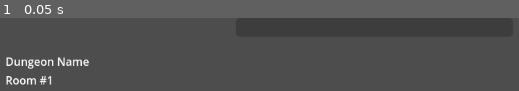
Above: before the commit, frame 1.
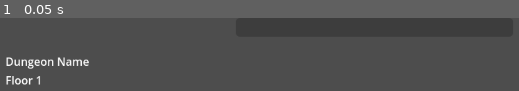
Above: after the commit, the same moment.

Repository: CloneDeath/heroes-of-diamondfall
Game: Godot game, scene res://Adventure/Events/DungeonEvent/dungeon_event.tscn
Same seed, same stepped clock (60 frames per second), same inputs: the game is played once before the commit and once after it. This scene is started directly instead of the project's main scene.
Inputs:
- Up to frame 1 (0.05 s): no input

The runs differ from the first frame. In frame 1, 0.7% of the frame differs, in the area x 1-10%, y 79-92%.

Commit message:
made it so adventures will span across multiple rooms of enemies

Diff:
--- a/Adventure/Events/DungeonEvent/combat_unit.gd
+++ b/Adventure/Events/DungeonEvent/combat_unit.gd
@@ -1,5 +1,8 @@
 extends Node
 class_name CombatUnit
+
+signal attacked(damage: int)
+signal attacks(target: Unit)
 
 enum Team {
 	hero, monster
@@ -24,6 +27,9 @@
 
 func _init(unit: Unit, assigned_team: Team) -> void:
 	_unit = unit;
+	_unit.attacked.connect(func(damage): attacked.emit(damage));
+	_unit.attacks.connect(func(target): attacks.emit(target));
+
 	_team = assigned_team;
 	initiative = randi_range(0, 100);
 
@@ -31,11 +37,11 @@
 func is_dead() -> bool: return !is_alive();
 
 func select_target(other: Array[CombatUnit]) -> CombatUnit:
-	var enemies = other.filter(func (unit):
-		return unit._team != _team;
+	var enemies = other.filter(func (unit: CombatUnit):
+		return unit._team != _team && unit.is_alive();
 	);
 	var random_idx = randi_range(0, enemies.size() - 1);
 	return enemies[random_idx];
 
 func attack(other: CombatUnit) -> void:
-	other.hp = int(move_toward(other.hp, 0, _unit.strength));
+	_unit.attack(other._unit);
--- /dev/null
+++ b/Adventure/Events/DungeonEvent/combat_units.gd
@@ -0,0 +1,34 @@
+extends Node
+class_name CombatUnits
+
+var heroes: Array[CombatUnit] = [];
+var monsters: Array[CombatUnit] = [];
+var all: Array[CombatUnit]:
+	get:
+		var results: Array[CombatUnit] = [];
+		for hero in heroes: results.push_back(hero);
+		for monster in monsters: results.push_back(monster);
+		results.sort_custom(func (a: CombatUnit, b: CombatUnit):
+			return a.initiative < b.initiative;
+		);
+		return results;
+
+func _init(dungeon: Dungeon) -> void:
+	for hero in HeroAssignment.get_heroes(dungeon):
+		heroes.push_back(CombatUnit.new(hero, CombatUnit.Team.hero));
+
+func _get_combat_units() -> Array[CombatUnit]:
+	var units: Array[CombatUnit] = [];
+	return units;
+
+func _all_monsters_are_dead() -> bool:
+	var living_monsters = monsters.filter(func(unit:CombatUnit):
+		return unit.is_alive();
+	).size();
+	return living_monsters == 0;
+
+func set_room(room: Room) -> void:
+	monsters.clear();
+	for monster in room.monsters:
+		monsters.push_back(CombatUnit.new(monster, CombatUnit.Team.monster));
+	pass;
--- a/Adventure/Events/DungeonEvent/dungeon_event.gd
+++ b/Adventure/Events/DungeonEvent/dungeon_event.gd
@@ -2,12 +2,8 @@
 class_name DungeonEvent
 
 var _dungeon: Dungeon;
-var _units: Array[CombatUnit];
-var _room_number: int = 0;
-var _unit_cards: Dictionary[CombatUnit, UnitCombatCard];
-
-var room: Room:
-	get: return _dungeon.rooms[_room_number];
+var _units: CombatUnits;
+var _room: Room;
 
 var process = false;
 var progress = 0;
@@ -16,20 +12,12 @@
 
 func init(dungeon: Dungeon) -> void:
 	_dungeon = dungeon;
-	_room_number = 0;
 	$DungeonName.text = dungeon.dungeon_name;
-	_units = _get_combat_units();
-	for unit in _units:
-		var card: UnitCombatCard;
-		if (unit.team == CombatUnit.Team.hero):
-			card = $Heroes.add_unit(unit);
-		else:
-			card = $Enemies.add_unit(unit);
-		_unit_cards[unit] = card;
+	_units = CombatUnits.new(dungeon);
+	$Heroes.units = _units.heroes;
+	_load_room_and_units();
 
 func _process(delta: float) -> void:
-	$RoomNumber.text = "Room #" + str(_room_number+1);
-
 	if (!process): return;
 
 	progress += delta / time_per_step;
@@ -42,32 +30,34 @@
 	process = true;
 	await _progress_complete;
 
-	while _combat_should_continue():
-		for unit: CombatUnit in _units:
+	while _room && _combat_should_continue():
+		for unit: CombatUnit in _units.all:
 			if (unit.is_dead()): continue;
-			var target = unit.select_target(_units);
+			var target = unit.select_target(_units.all);
 			unit.attack(target);
-			await _unit_cards.get(unit).attack();
 			await _progress_complete;
 			if (!_combat_should_continue()):
 				break;
+		if (_units._all_monsters_are_dead()):
+			_load_next_room();
+
+func _load_next_room() -> void:
+	_dungeon.on_complete(_room);
+	if (_dungeon.has_monsters()):
+		_load_room_and_units();
+	else:
+		_room = null;
 
 func _combat_should_continue() -> bool:
-	var hero = _units.filter(func(unit:CombatUnit):
-		return unit.team == CombatUnit.Team.hero && unit.is_alive();
-	);
-	var monster = _units.filter(func(unit:CombatUnit):
-		return unit.team == CombatUnit.Team.monster && unit.is_alive();
-	);
-	return hero && monster;
+	var living_heroes = _units.heroes.filter(func(unit:CombatUnit):
+		return unit.is_alive();
+	).size();
+	var living_monsters = _units.monsters.filter(func(unit:CombatUnit):
+		return unit.is_alive();
+	).size();
+	return living_heroes > 0 && living_monsters > 0;
 
-func _get_combat_units() -> Array[CombatUnit]:
-	var units: Array[CombatUnit] = [];
-	for hero in HeroAssignment.get_heroes(_dungeon):
-		units.push_back(CombatUnit.new(hero, CombatUnit.Team.hero));
-	for monster in room.monsters:
-		units.push_back(CombatUnit.new(monster, CombatUnit.Team.monster));
-	units.sort_custom(func (a, b):
-		return a.initiative < b.initiative;
-	);
-	return units;
+func _load_room_and_units() -> void:
+	_room = _dungeon.get_room();
+	_units.set_room(_room);
+	$Enemies.units = _units.monsters;
--- a/Adventure/Events/DungeonEvent/unit_area.gd
+++ b/Adventure/Events/DungeonEvent/unit_area.gd
@@ -1,6 +1,12 @@
 extends Control
 
 @export var layout: HorizontalAlignment = HorizontalAlignment.HORIZONTAL_ALIGNMENT_LEFT;
+var _units: Array[CombatUnit];
+var units: Array[CombatUnit]:
+	get: return _units;
+	set(value):
+		_units = value;
+		_reset_units();
 
 var unit_combat_card = preload("res://Adventure/Events/DungeonEvent/unit_combat_card.tscn");
 var _unit_width = 150 + 5;
@@ -11,7 +17,20 @@
 	for child in get_children():
 		child.queue_free();
 
-func add_unit(unit: CombatUnit) -> UnitCombatCard:
+func _reset_units() -> void:
+	for child: Node in get_children():
+		if (child is UnitCombatCard):
+			child.queue_free();
+	_unit_count = 0;
+	for unit in _units:
+		_add_unit(unit);
+
+func _get_combat_cards() -> Array[UnitCombatCard]:
+	return get_children().filter(func (child: Node):
+		return child is UnitCombatCard;
+	);
+
+func _add_unit(unit: CombatUnit) -> void:
 	var card: UnitCombatCard = unit_combat_card.instantiate();
 	card.unit = unit;
 	if (layout == HorizontalAlignment.HORIZONTAL_ALIGNMENT_LEFT):
@@ -22,4 +41,3 @@
 	card.position.y = _unit_height * (_unit_count % 3);
 	add_child(card);
 	_unit_count += 1;
-	return card;
--- a/Adventure/Events/DungeonEvent/unit_combat_card.gd
+++ b/Adventure/Events/DungeonEvent/unit_combat_card.gd
@@ -23,6 +23,7 @@
 
 func _setup() -> void:
 	if (!unit): return;
+	unit.attacks.connect(attack);
 	%Name.text = unit.unit_name;
 	%HealthBar.max_value = unit.max_hp;
 	%HealthBar.value = unit.hp;
--- a/Dungeons/Locations/forest.gd
+++ b/Dungeons/Locations/forest.gd
@@ -12,7 +12,7 @@
 func has_monsters() -> bool:
 	return wolves.has_population() && bears.has_population();
 
-func on_kill(unit: Unit):
+func _on_kill(unit: Unit):
 	if (unit is Wolf):
 		wolves.kill();
 	if (unit is Bear):
--- a/Dungeons/Locations/mountain.gd
+++ b/Dungeons/Locations/mountain.gd
@@ -12,7 +12,7 @@
 func has_monsters() -> bool:
 	return orcs.has_population() && goblins.has_population();
 
-func on_kill(unit: Unit):
+func _on_kill(unit: Unit):
 	if (unit is Orc):
 		orcs.kill();
 	if (unit is Goblin):
--- a/Dungeons/dungeon.gd
+++ b/Dungeons/dungeon.gd
@@ -15,9 +15,9 @@
 func on_complete(room: Room) -> void:
 	var defeated = room.monsters.filter(func (other: Unit): return other.hp <= 0);
 	for unit: Unit in defeated:
-		on_kill(unit);
+		_on_kill(unit);
 
 @abstract func has_monsters() -> bool;
-@abstract func on_kill(unit: Unit) -> void;
+@abstract func _on_kill(unit: Unit) -> void;
 @abstract func progress() -> float;
 @abstract func get_room() -> Room;
--- a/Units/unit.gd
+++ b/Units/unit.gd
@@ -1,5 +1,8 @@
 extends Node
 class_name Unit
+
+signal attacked(damage: int);
+signal attacks(target: Unit);
 
 var id: int;
 var unit_name: String;
@@ -12,3 +15,11 @@
 
 func _init() -> void:
 	id = Id.next();
+
+func take_damage(amount: int) -> void:
+	hp = int(move_toward(hp, 0, amount));
+	attacked.emit(amount);
+
+func attack(target: Unit):
+	target.take_damage(strength);
+	attacks.emit(target);
Not shown, added: Adventure/Events/DungeonEvent/combat_units.gd.uid
